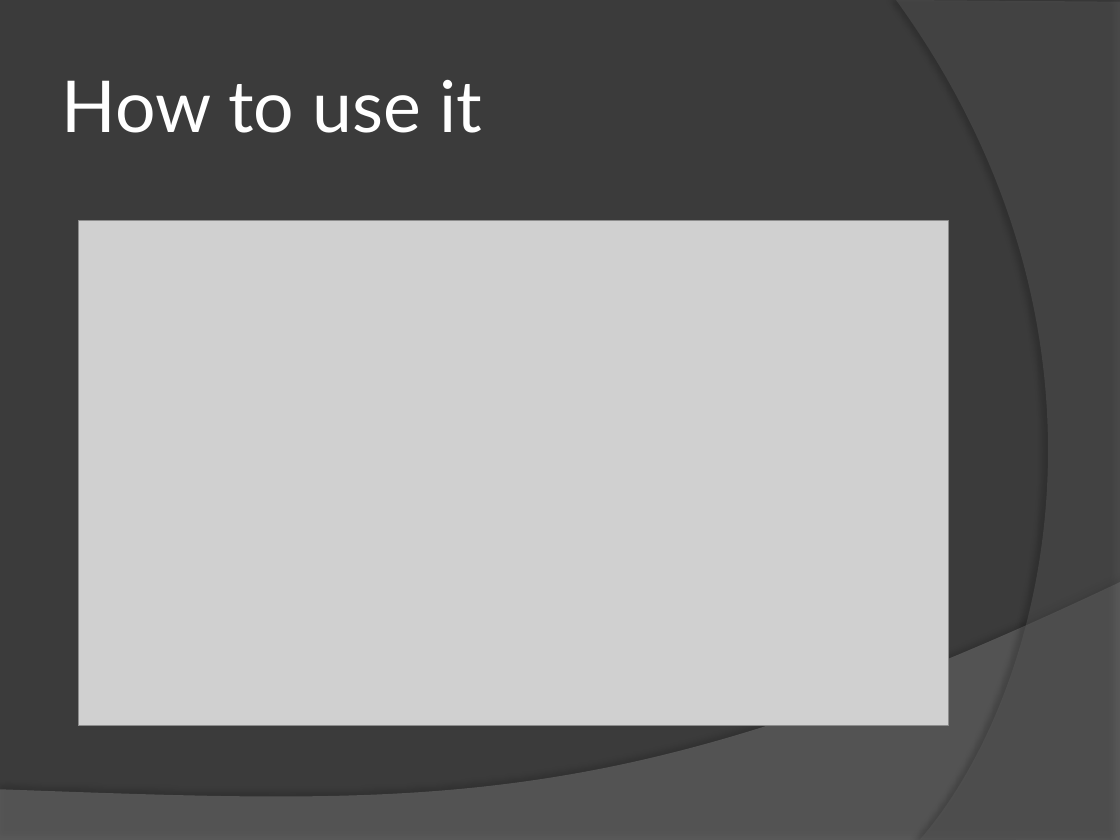
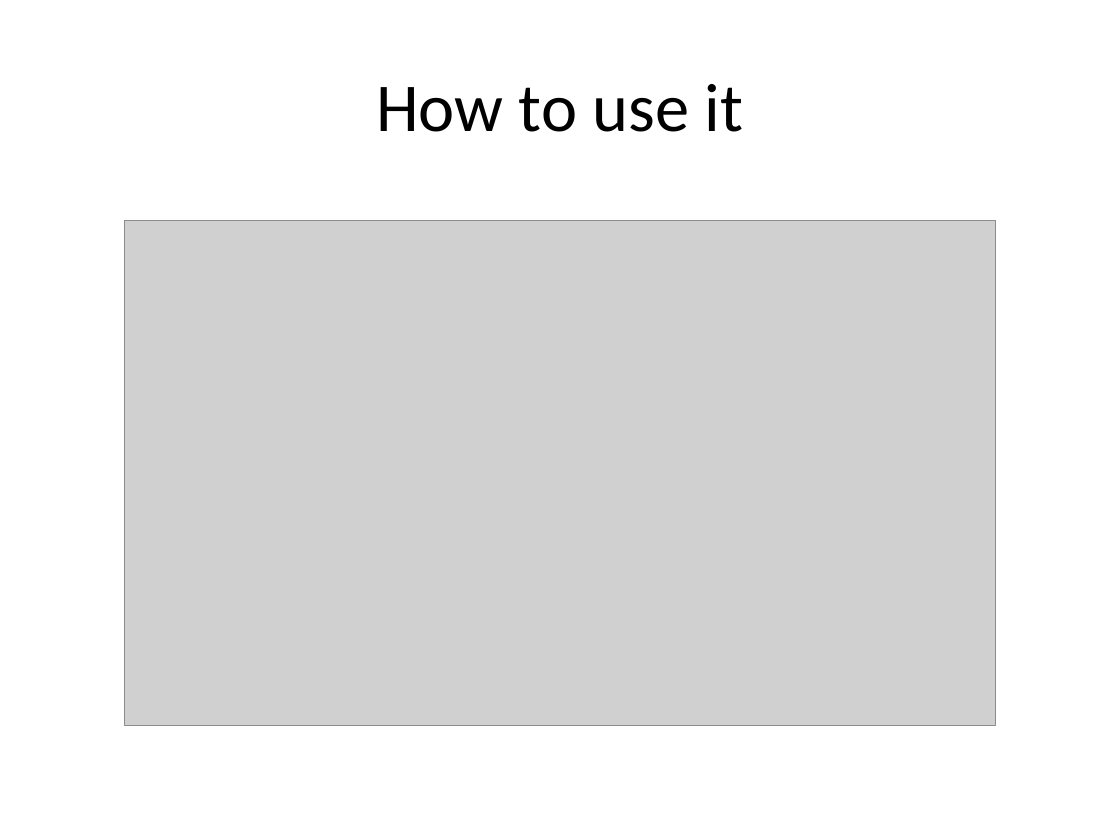
Before and after one commit to lanwan/luabot, a slide deck: slide 6 of doc/design/luabot design.pptx (slide 4 before the commit). Drawn at 1120x840 pixels with LibreOffice and Linux fonts; fonts in the diff are those of the drawing; grey boxes stand for pictures. Boxes give left, top, right and bottom in pixels: in the first picture for what was removed or moved away, otherwise in the second. Text is boxed around its words. In the diff, an @@ line names an element or a change of style, - is before the commit and + after.

```diff
--- a/doc/design/luabot design.pptx
+++ b/doc/design/luabot design.pptx
@@ background #3B3B3B to #FFFFFF @@
@@ freeform shape removed at [896,0,1120,840] @@
@@ title "How to use it" at [376,84,744,132]: size 46 to 44 pt, font Lato to Calibri, text colour #FFFFFF to #000000; alignment left to centre @@
@@ picture: place and size @@
-picture at [78,221,949,726]
+picture at [124,221,995,726]
@@ freeform shape removed at [0,582,1120,840] @@
```
Also in this commit, not shown: 5 other slides changed, 3 slides added, 1 slide removed, 6 other files.
